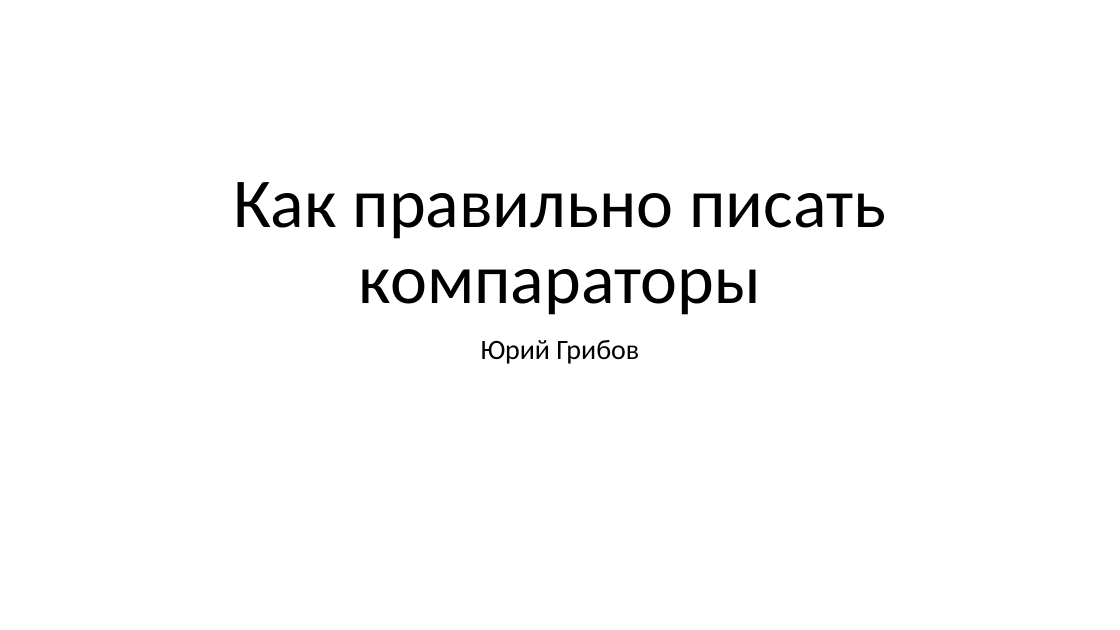
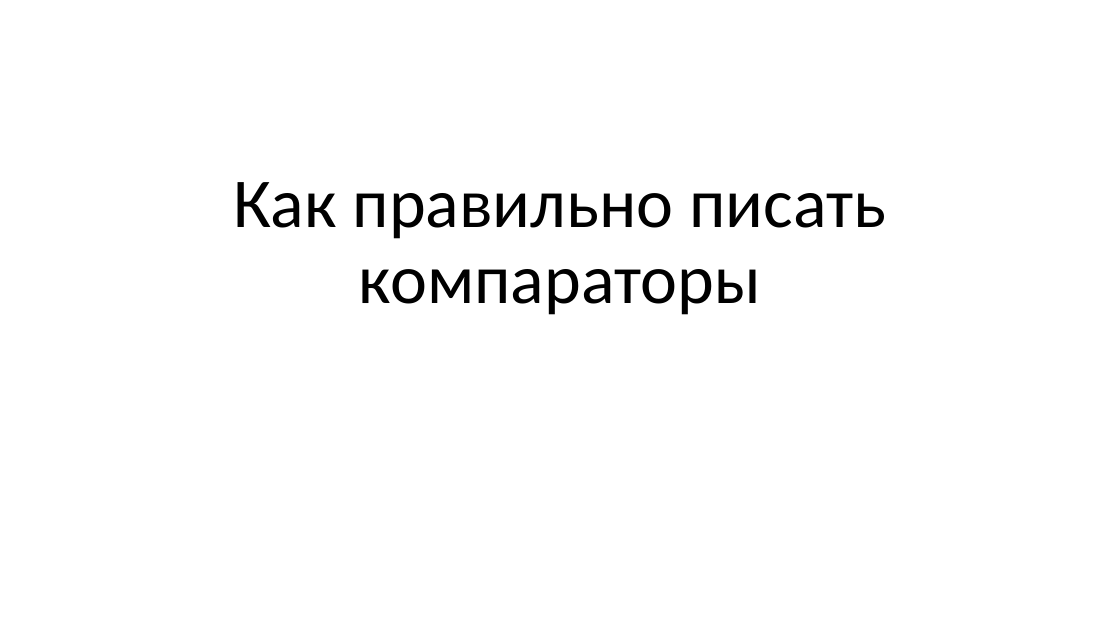
Before and after one commit to yugr/CppRussia, a slide deck: slide 1 of 2023/RU.pptx. Drawn at 1120x630 pixels with LibreOffice and Linux fonts; fonts in the diff are those of the drawing. Boxes give left, top, right and bottom in pixels: in the first picture for what was removed or moved away, otherwise in the second. Text is boxed around its words. In the diff, an @@ line names an element or a change of style, - is before the commit and + after.

```diff
--- a/2023/RU.pptx
+++ b/2023/RU.pptx
@@ subtitle removed at (481,340,639,364) @@
-Юрий Грибов
```
Also in this commit, not shown: 43 other slides changed, 2 slides added.
